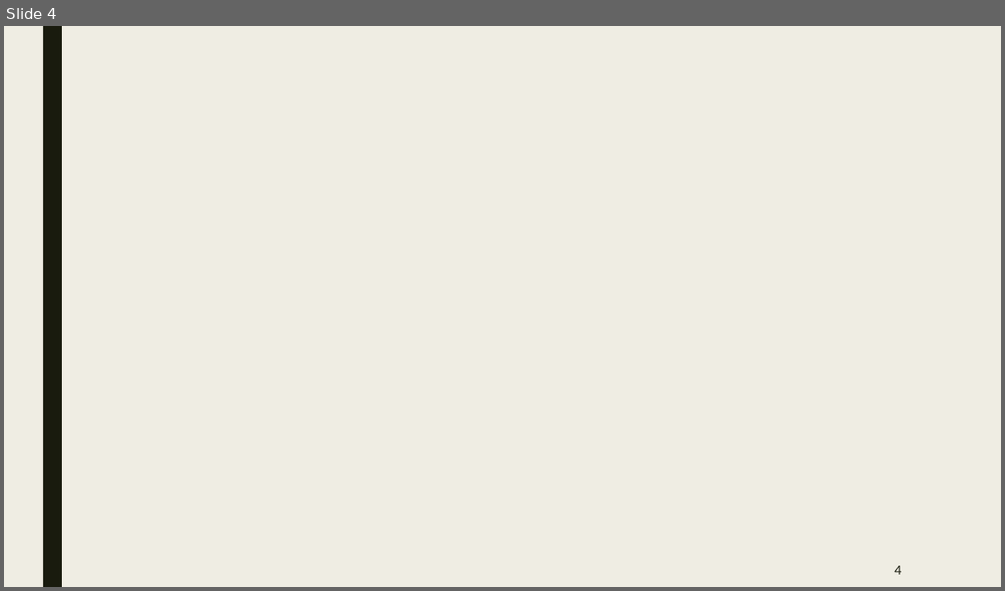
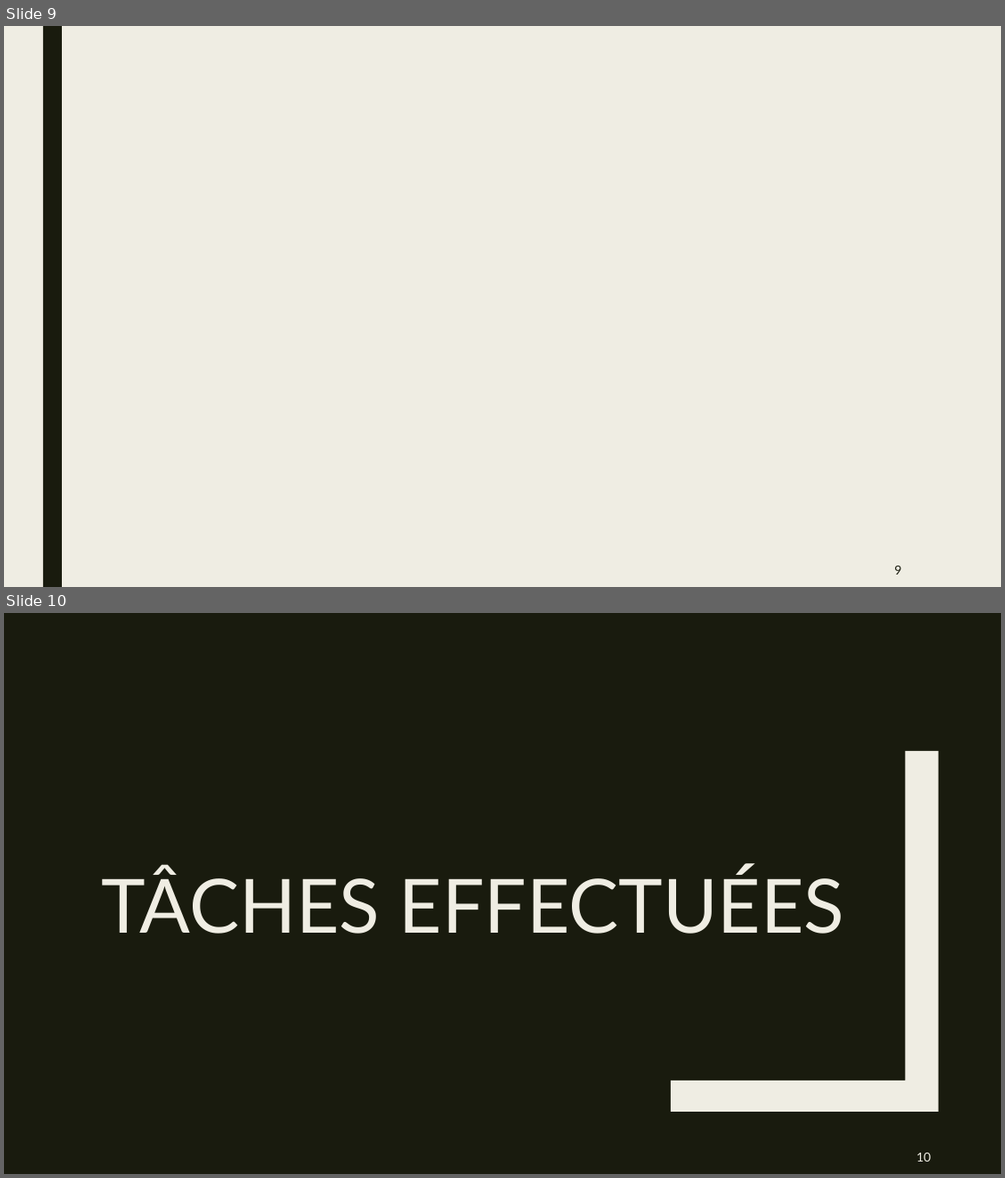
Before and after one commit to Yoan15/CDA22-23_yoan, a slide deck: ressources/CDA_Projet_Repotech_Yoan_Deconinck.pptx. Shown one above the other, each under a label of ours: slide 4 before the commit, slides 9 and 10 after it. The pictures are 1005x591 and 1005x1178 pixels, drawn with LibreOffice and Linux fonts; fonts in the diff are those of the drawing. Boxes give left, top, right and bottom in pixels: in the first picture for what was removed or moved away, otherwise in the second. Text is boxed around its words. In the diff, an @@ line names an element or a change of style, - is before the commit and + after.

```diff
--- a/ressources/CDA_Projet_Repotech_Yoan_Deconinck.pptx
+++ b/ressources/CDA_Projet_Repotech_Yoan_Deconinck.pptx
@@ slide 10 added at (4,613,1001,1174), background #191B0E @@
@@ freeform shape added at (671,751,938,1111), fill #EFEDE3 @@
@@ title added at (101,868,844,933), 72 pt, text #EFEDE3 @@
+TÂCHES EFFECTUÉES
@@ page number added at (916,1152,930,1161), 12 pt, text #EFEDE3 @@
+10
@@ what was slide 4 is now slide 9 @@
@@ page number at (894,565,901,574): text changed @@
-4
+9
```
Also in this commit, not shown: 6 other slides added, 1 other file.
